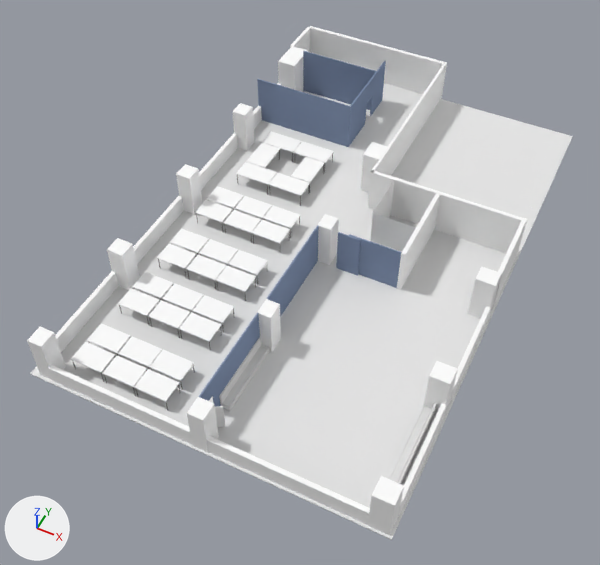
An edit to the Blender file models/vrLabsModel/planta6.blend, drawn before and after from the same camera.
Before and after are seen from a camera (50 mm lens) standing at (6.57, -15.59, 17.07) and looking at (-0.42, -1.6, -0.41). Arrows for +X, +Y and +Z are at lower left; the lights stay in place.

The older version as bpy lines, for what is in view:
```python
ob_banco_001 = bpy.data.objects.new('banco.001', me_cube_003)
ob_banco_001.location = (-0.14, -5.42, 0.25)
ob_banco_001.rotation_euler = (0.0, 0.0, 3.142)  # degrees (0, 0, 180)
ob_banco_001.scale = (0.03, 0.993, 0.23)
ob_cristalera_entada_4 = bpy.data.objects.new('cristalera entada 4', me_cube_006)
ob_cristalera_entada_4.location = (-3.21, 3.99, 0.98)
ob_cristalera_entada_4.rotation_euler = (0.0, 0.0, 4.712)  # degrees (0, 0, 270)
ob_cristalera_entada_4.scale = (0.0188, 1.51, 1.0)
ob_cristalera_entada_4_001 = bpy.data.objects.new('cristalera entada 4.001', me_cube_005)
ob_cristalera_entada_4_001.location = (-0.19, -2.45, 0.87)
ob_cristalera_entada_4_001.rotation_euler = (0.0, 0.0, 3.142)  # degrees (0, 0, 180)
ob_cristalera_entada_4_001.scale = (0.0188, 1.51, 0.862)
ob_cristalera_entada_4_002 = bpy.data.objects.new('cristalera entada 4.002', me_cube_009)
ob_cristalera_entada_4_002.location = (1.74, -0.93, 0.87)
ob_cristalera_entada_4_002.rotation_euler = (0.0, 0.0, 4.712)  # degrees (0, 0, 270)
ob_cristalera_entada_4_002.scale = (0.0188, 1.51, 0.862)
ob_cristalera_entada_4_003 = bpy.data.objects.new('cristalera entada 4.003', me_cube_010)
ob_cristalera_entada_4_003.location = (1.44, -0.98, 0.87)
ob_cristalera_entada_4_003.rotation_euler = (0.0, 0.0, 4.712)  # degrees (0, 0, 270)
ob_cristalera_entada_4_003.scale = (0.0188, 1.51, 0.862)
ob_cristalera_entrada_1 = bpy.data.objects.new('cristalera entrada 1', me_cube_002)
ob_cristalera_entrada_1.location = (-2.81, 6.1, 1.01)
ob_cristalera_entrada_1.rotation_euler = (0.0, 0.0, 1.571)  # degrees (0, 0, 90)
ob_cristalera_entrada_1.scale = (0.0188, 1.29, 1.0)
ob_cristalera_entrada_3 = bpy.data.objects.new('cristalera entrada 3', me_cube_001)
ob_cristalera_entrada_3.location = (-1.49, 5.37, 1.0)
ob_cristalera_entrada_3.scale = (0.0188, 1.41, 1.0)
ob_cristalera_entrada_3_001 = bpy.data.objects.new('cristalera entrada 3.001', me_cube_007)
ob_cristalera_entrada_3_001.location = (-0.18, -7.06, 1.0)
ob_cristalera_entrada_3_001.scale = (0.0188, 1.41, 1.0)
# also in view: 'mesa.020' at (-1.69, -6.13, 0.23); 'Suelo' at (-0.05, 0.03, 0.0); 'mesa.021' at (-1.69, -6.79, 0.23); 'cuartoRack' at (1.58, 0.88, 0.71); 'Columnas' at (0.01, -0.6, 0.7)
```
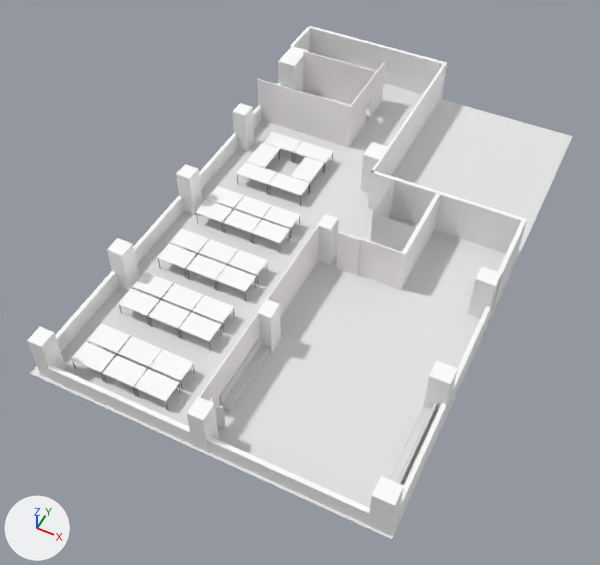
Changed parts and their boxes [x1, y1, x2, y2] in the pictures (600 x 565 px):
'cristalera entada 4', recoloured (blue to white): [257, 79, 351, 147] in both
'cristalera entrada 1', recoloured (blue to white): [303, 51, 376, 110] in both
'cristalera entada 4.001', recoloured (blue to white): [267, 225, 319, 317] in both
'cristalera entrada 3.001', recoloured (blue to white): [199, 313, 260, 407] in both
'cristalera entada 4.002', recoloured (blue to white): [349, 234, 402, 288] in both
'cristalera entrada 3', recoloured (blue to white): [347, 61, 386, 147] in both
'cristalera entada 4.003', recoloured (blue to white): [336, 232, 361, 276] in both

The edits, one by one:
Material 'glassMaterial' (mat_glassmaterial) changes colour from blue #8494b1 to white #fffafe; in linear values from (0.229, 0.294, 0.439) to (1.0, 0.958, 0.989).
